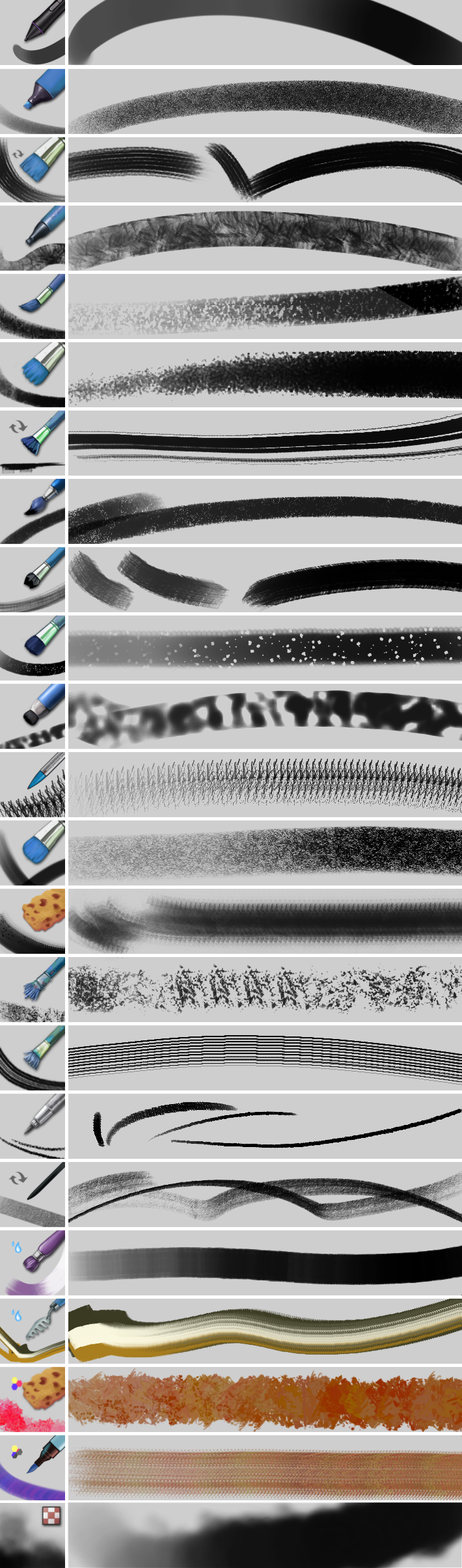
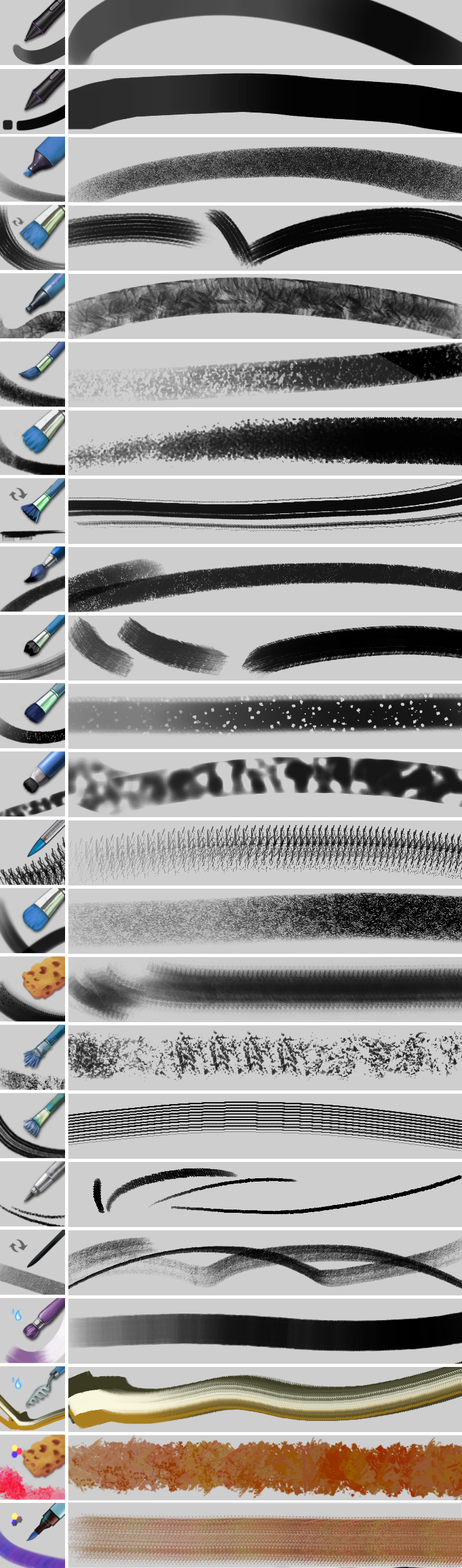
Before/after of a 462px x 1568px layered artwork. What changed in the layer stack:
painted on "Paint" over [0, 68, 462, 1568]
painted on "Brushes Merged" over [0, 68, 292, 1568]
